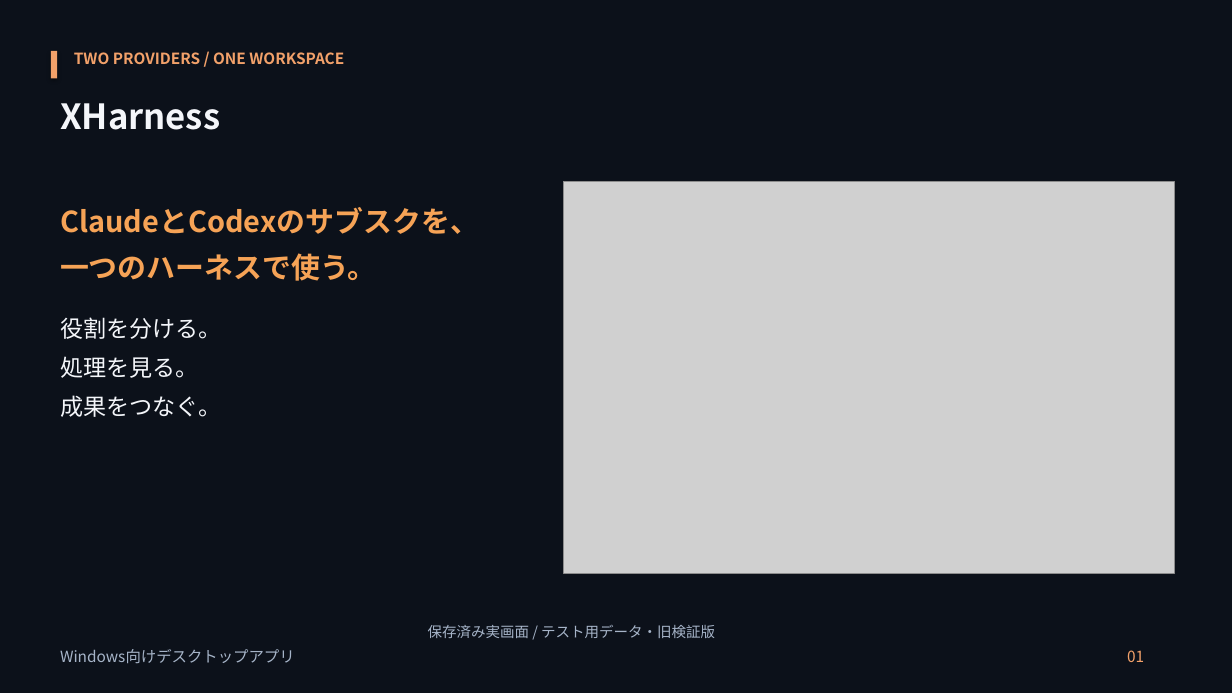
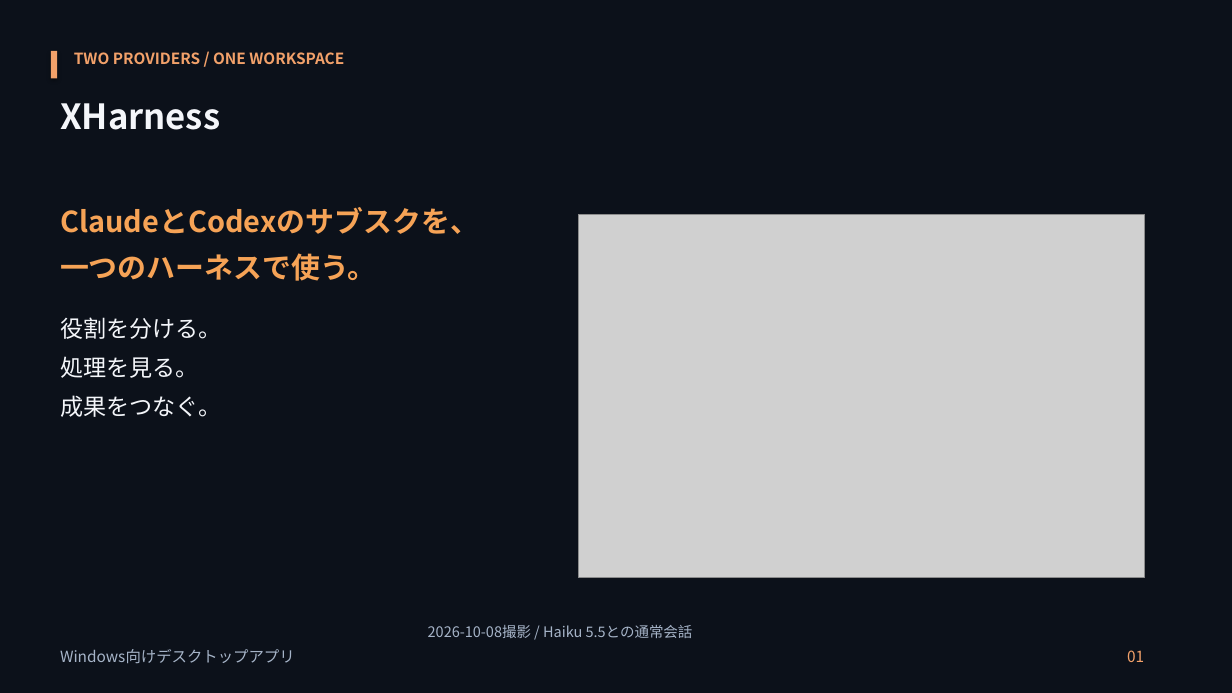
Before and after one commit to hiroto-k0306/Xharness, a slide deck: slide 1 of docs/presentations/20261008/XHarness-introduction-final.pptx. Drawn at 1232x693 pixels with LibreOffice and Linux fonts; fonts in the diff are those of the drawing; grey boxes stand for pictures. Boxes give left, top, right and bottom in pixels: in the first picture for what was removed or moved away, otherwise in the second. Text is boxed around its words. In the diff, an @@ line names an element or a change of style, - is before the commit and + after.

```diff
--- a/docs/presentations/20261008/XHarness-introduction-final.pptx
+++ b/docs/presentations/20261008/XHarness-introduction-final.pptx
@@ picture: place and size @@
-picture at bbox=[563, 181, 1174, 573]
+picture at bbox=[579, 214, 1145, 578]
@@ text at bbox=[428, 625, 693, 638]: text changed @@
-保存済み実画面 / テスト用データ・旧検証版
+2026-10-08撮影 / Haiku 5.5との通常会話
```
Also in this commit, not shown: 6 other slides changed, 3 other files.
